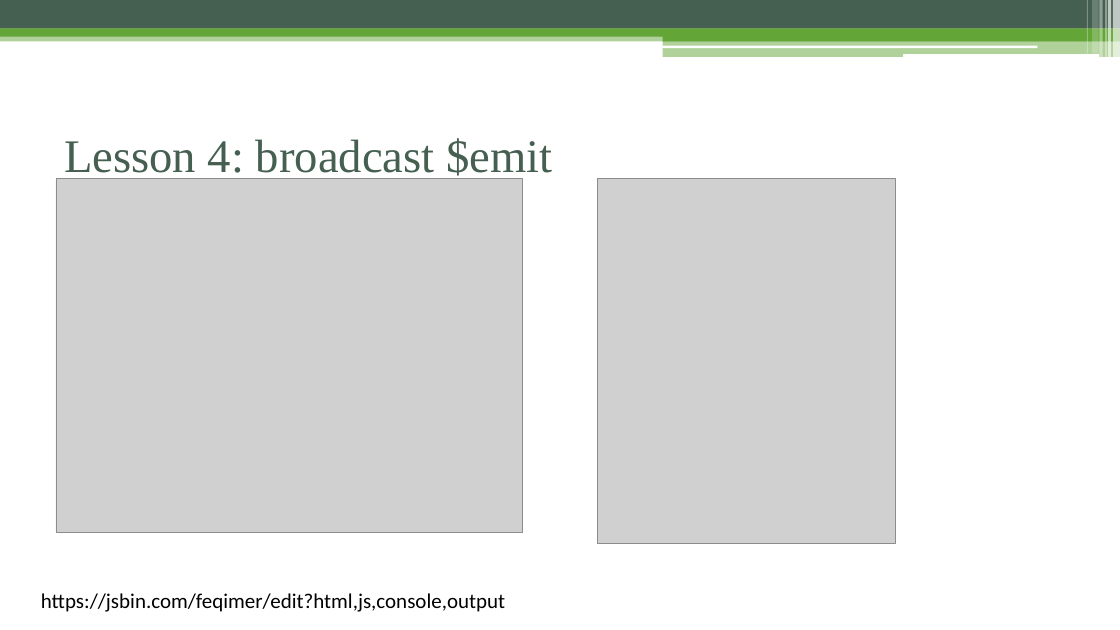
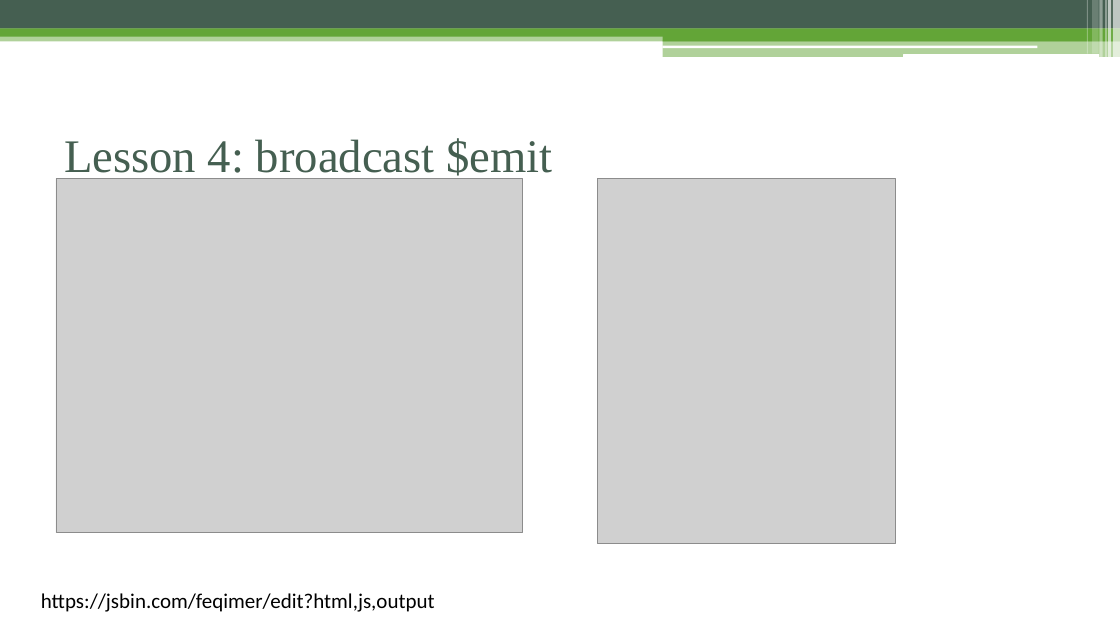
Before and after one commit to phamtuanchip/7dayswithvuejs, a slide deck: slide 31 of vuejs-2.0.pptx. Drawn at 1120x630 pixels with LibreOffice and Linux fonts; fonts in the diff are those of the drawing; grey boxes stand for pictures. Boxes give left, top, right and bottom in pixels: in the first picture for what was removed or moved away, otherwise in the second. Text is boxed around its words. In the diff, an @@ line names an element or a change of style, - is before the commit and + after.

```diff
--- a/vuejs-2.0.pptx
+++ b/vuejs-2.0.pptx
@@ text at <box>41,593,435,612</box>: text changed @@
-https://jsbin.com/feqimer/edit?html,js,console,output
+https://jsbin.com/feqimer/edit?html,js,output
```
Also in this commit, not shown: 5 other slides changed, 1 slide added, 21 other files.
